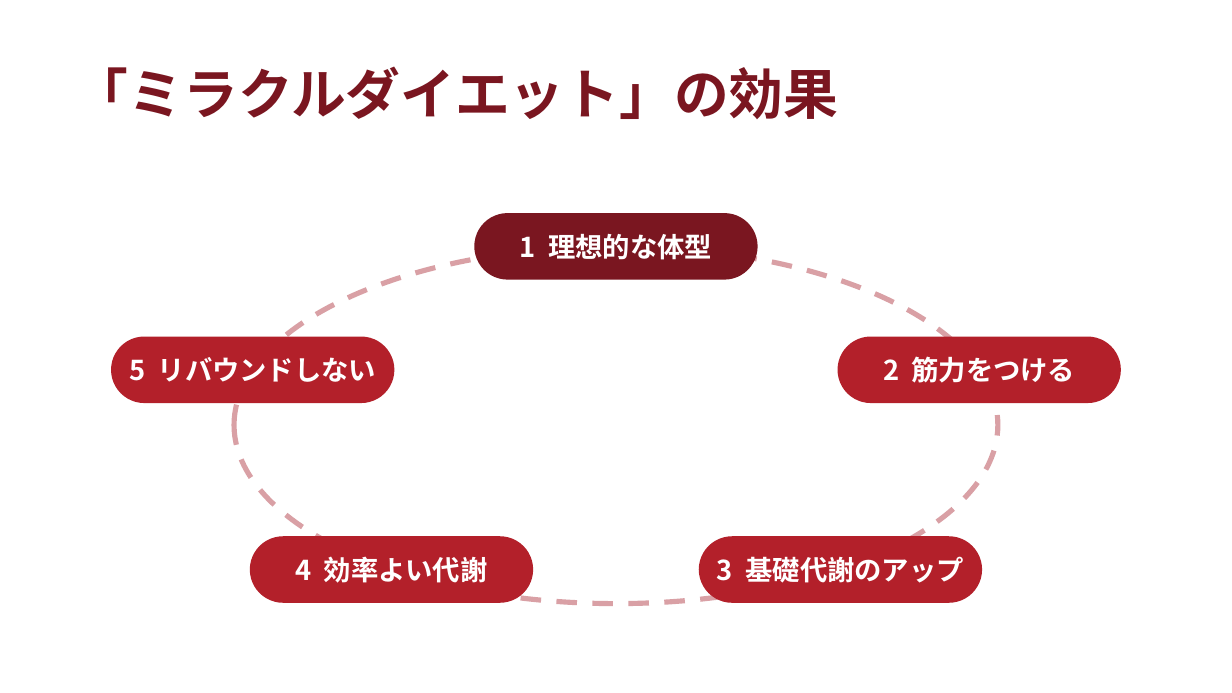
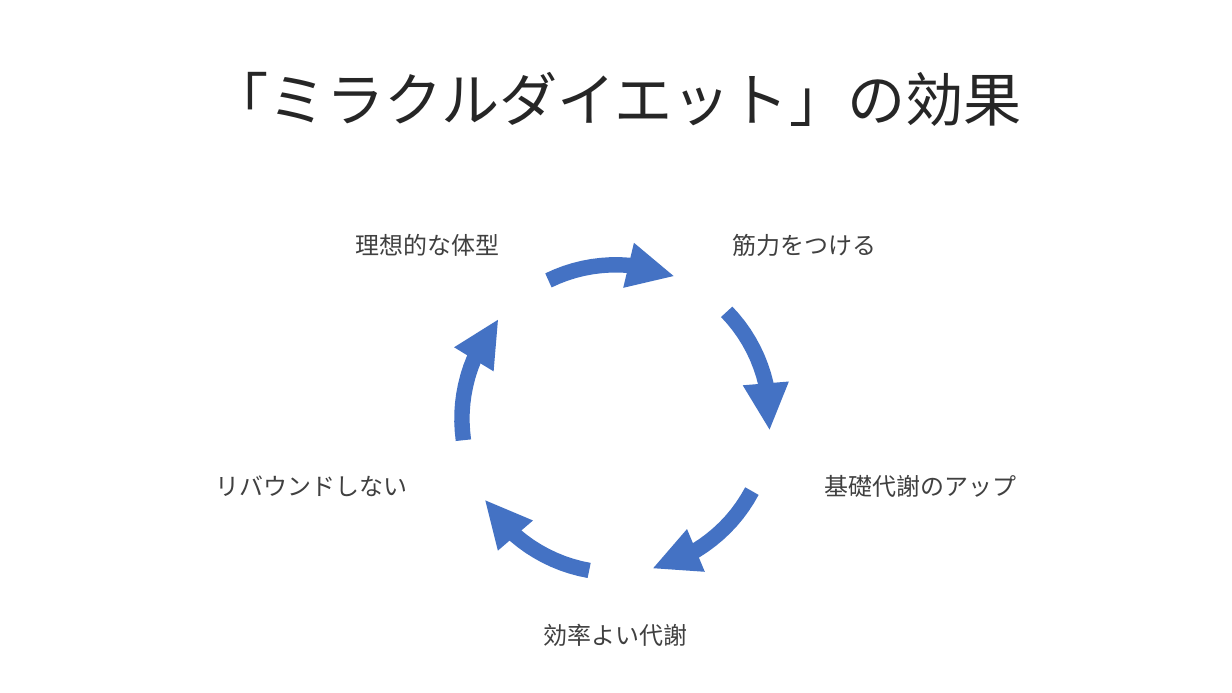
Before and after one commit to 984j7vw2tr-cloud/beauty-salon-site, a slide deck: slide 5 of ミラクルダイエット.pptx. Drawn at 1232x693 pixels with LibreOffice and Linux fonts; fonts in the diff are those of the drawing. Boxes give left, top, right and bottom in pixels: in the first picture for what was removed or moved away, otherwise in the second. Text is boxed around its words. In the diff, an @@ line names an element or a change of style, - is before the commit and + after.

```diff
--- a/ミラクルダイエット.pptx
+++ b/ミラクルダイエット.pptx
@@ title "「ミラクルダイエット」の効果" at (210,72,1021,126): size 32 to 34 pt, text colour #7A1620 to #262626, bold off; alignment left to centre @@
@@ text "理想的な体型": place and size @@
-text "理想的な体型" at (474,213,758,280)
+text "理想的な体型" at (356,234,500,256)
@@ text "理想的な体型" at (356,234,500,256): fill #7A1620 to none @@
@@ text at (356,234,500,256): text changed; size 16 to 14 pt; text colour #FFFFFF to #404040; bold off @@
-1 理想的な体型
+理想的な体型
@@ text "筋力をつける": place and size @@
-text "筋力をつける" at (838,336,1121,403)
+text "筋力をつける" at (732,234,876,256)
@@ text at (732,234,876,256): text changed; size 16 to 14 pt; text colour #FFFFFF to #404040; bold off @@
-2 筋力をつける
+筋力をつける
@@ ellipse removed at (234,246,998,604) @@
@@ freeform shape added at (462,265,770,573), outline #4472C4 9 pt @@
@@ freeform shape added at (462,265,770,573), outline #4472C4 9 pt @@
@@ freeform shape added at (462,265,770,573), outline #4472C4 9 pt @@
@@ freeform shape added at (462,265,770,573), outline #4472C4 9 pt @@
@@ freeform shape added at (462,265,770,573), outline #4472C4 9 pt @@
@@ text "リバウンドしない": place and size @@
-text "リバウンドしない" at (111,336,394,403)
+text "リバウンドしない" at (215,475,407,496)
@@ text at (215,475,407,496): text changed; size 16 to 14 pt; text colour #FFFFFF to #404040; bold off @@
-5 リバウンドしない
+リバウンドしない
@@ text "基礎代謝のアップ": place and size @@
-text "基礎代謝のアップ" at (699,536,982,602)
+text "基礎代謝のアップ" at (825,475,1017,497)
@@ text at (825,475,1017,497): text changed; size 16 to 14 pt; text colour #FFFFFF to #404040; bold off @@
-3 基礎代謝のアップ
+基礎代謝のアップ
@@ fill #B3202A to none in 4 elements at (825,475,1017,497), (215,475,407,496), (732,234,876,256), (544,624,688,646) @@
@@ text "効率よい代謝": place and size @@
-text "効率よい代謝" at (250,536,533,602)
+text "効率よい代謝" at (544,624,688,646)
@@ text at (544,624,688,646): text changed; size 16 to 14 pt; text colour #FFFFFF to #404040; bold off @@
-4 効率よい代謝
+効率よい代謝
```
Also in this commit, not shown: 6 other slides changed.
